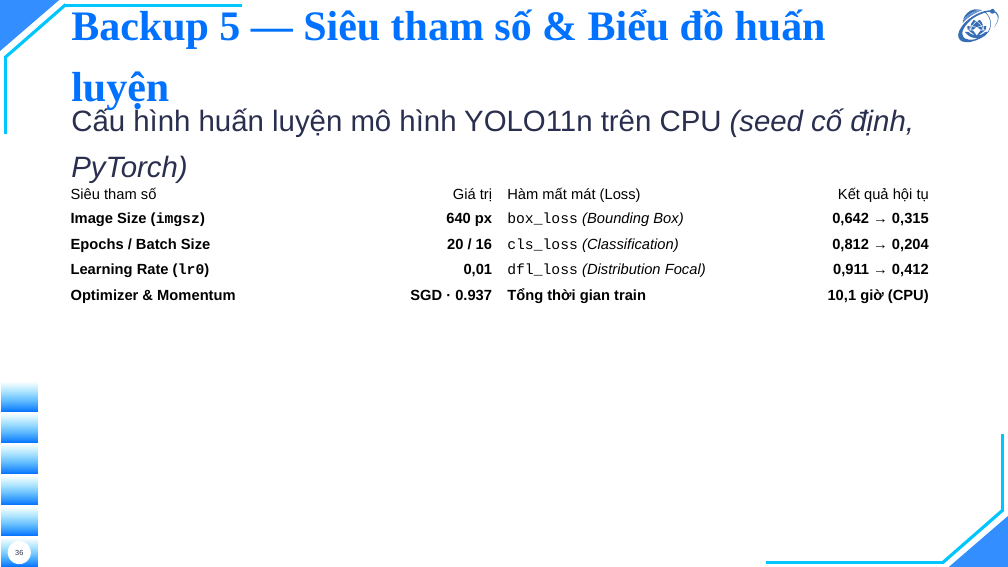
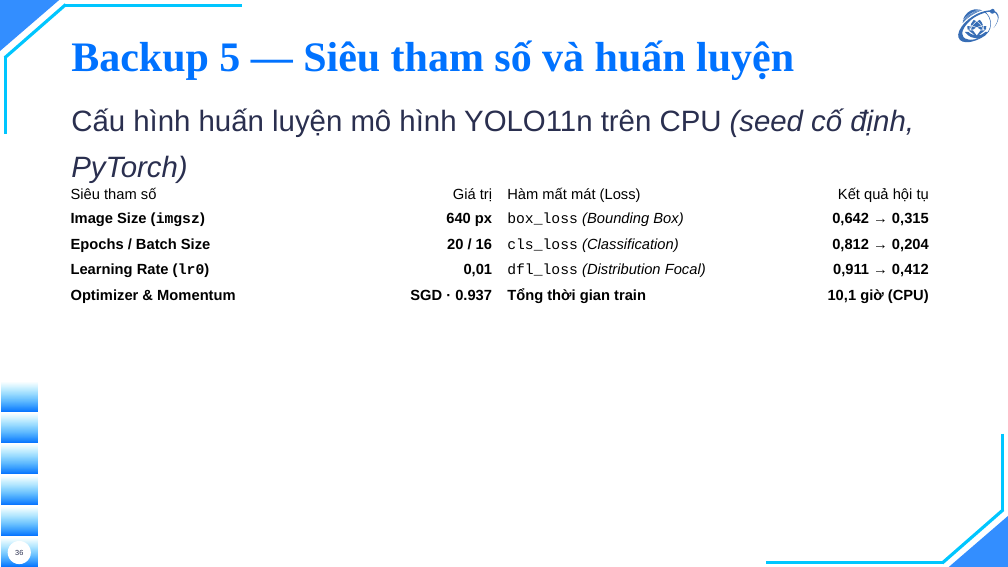
Before and after one commit to hieunguyen2604/alpr-do-an-mon-hoc, a slide deck: slide 36 of docs/slides/slides.pptx. Drawn at 1008x567 pixels with LibreOffice and Linux fonts; fonts in the diff are those of the drawing; background and template pictures are left out. Boxes give left, top, right and bottom in pixels: in the first picture for what was removed or moved away, otherwise in the second. Text is boxed around its words. In the diff, an @@ line names an element or a change of style, - is before the commit and + after.

```diff
--- a/docs/slides/slides.pptx
+++ b/docs/slides/slides.pptx
@@ title at (x1=71, y1=40, x2=794, y2=79): text changed @@
-Backup 5 — Siêu tham số & Biểu đồ huấn luyện
+Backup 5 — Siêu tham số và huấn luyện
```
Also in this commit, not shown: 3 other slides changed, 2 other files.
